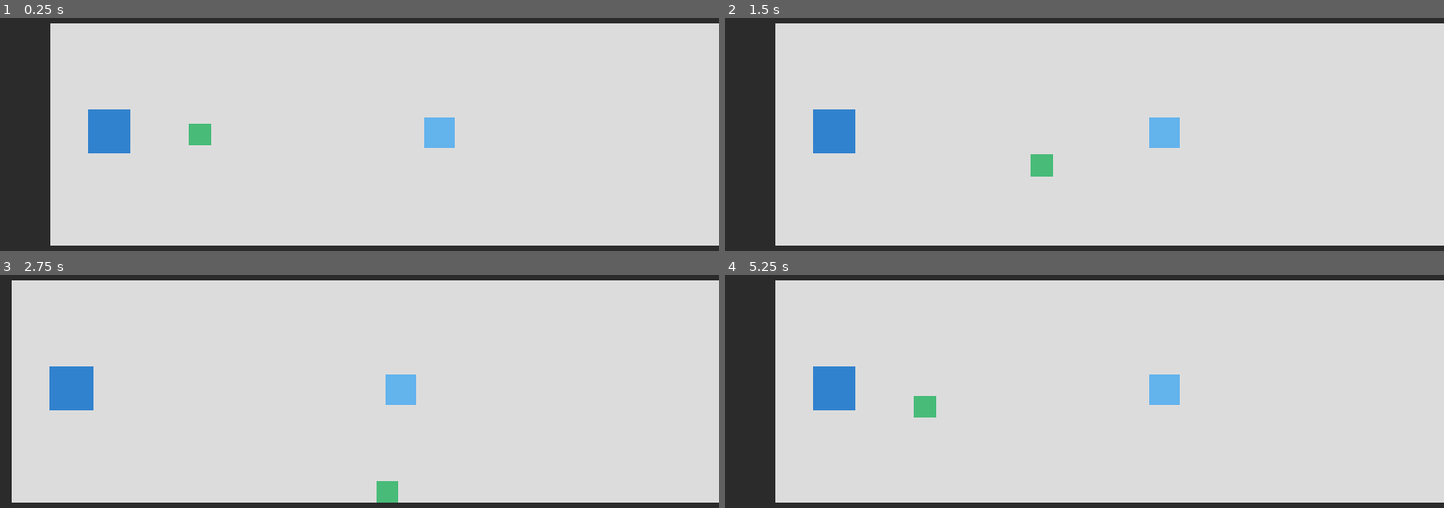
Above: before the commit, frames 1-4 (two rows, left to right).
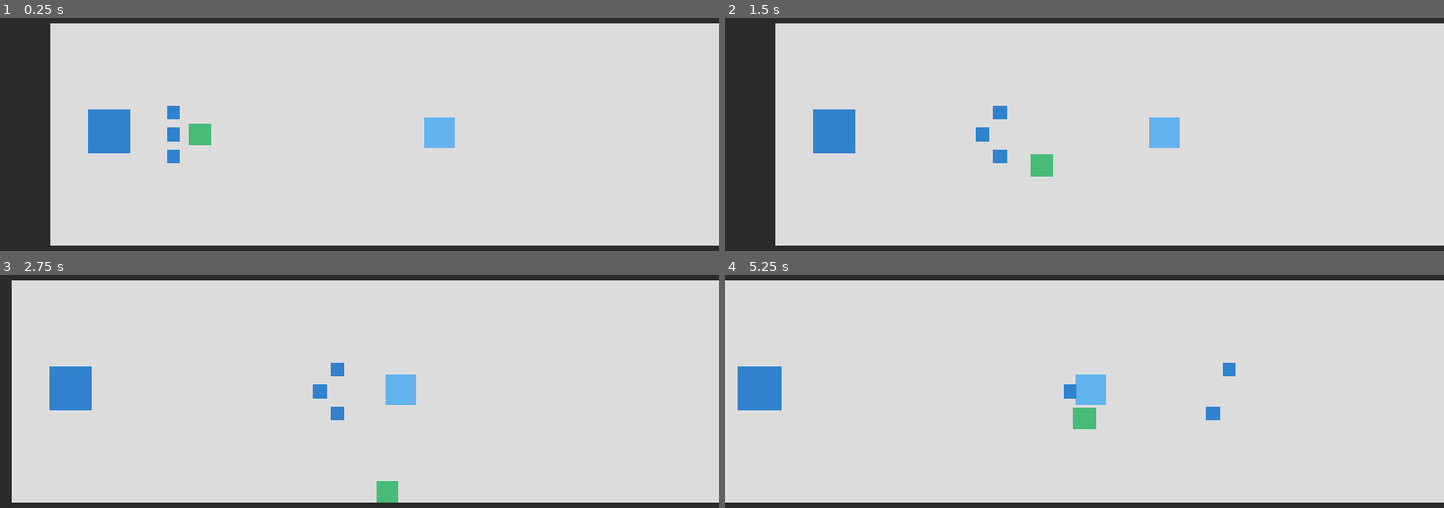
Above: after the commit, the same moments.

Repository: ipz24-rkuzyk-coder/-1v1-MOBA-
Game: Godot game, scene res://main.tscn
Same seed, same stepped clock (60 frames per second), same inputs: the game is played once before the commit and once after it.
Inputs:
- Up to frame 1 (0.25 s): no input
- Up to frame 2 (1.5 s): hold Right (ui_right) 0.53-1.28 s; hold Down (ui_down) from 1.28 s (still down)
- Up to frame 3 (2.75 s): release Down (ui_down) at 2.03 s; hold Right (ui_right) from 2.03 s (still down)
- Up to frame 4 (5.25 s): release Right (ui_right) at 2.78 s; hold Up (ui_up) 2.78-3.53 s; hold Left (ui_left) 3.53-5.03 s; hold Down (ui_down) from 5.03 s (still down)

The runs differ from the first frame. In frame 1, 0.3% of the frame differs, in the area x 23-25%, y 37-63%; in frame 2, 0.3%; in frame 3, 0.4%; in frame 4, 10%, in the area x 0-71%, y 2-98%.

Commit message:
Add creep waves spawning from thrones

Diff:
--- /dev/null
+++ b/creep.gd
@@ -0,0 +1,14 @@
+extends CharacterBody2D
+
+@export var speed: float = 130.0
+var direction: int = 1 # 1 — вправо (синій крип гравця), -1 — вліво (червоний крип бота)
+
+func _ready() -> void:
+	if direction == 1:
+		$ColorRect.color = Color("#3182ce")
+	else:
+		$ColorRect.color = Color("#e53e3e")
+
+func _physics_process(_delta: float) -> void:
+	velocity = Vector2(direction * speed, 0)
+	move_and_slide()
--- /dev/null
+++ b/creep.tscn
@@ -0,0 +1,18 @@
+[gd_scene format=3 uid="uid://ct5omcpx5qaei"]
+
+[ext_resource type="Script" uid="uid://b2pidurawrjsm" path="res://creep.gd" id="1_5pn00"]
+
+[sub_resource type="RectangleShape2D" id="RectangleShape2D_htemk"]
+size = Vector2(22, 22)
+
+[node name="Creep" type="CharacterBody2D" unique_id=1558828772]
+script = ExtResource("1_5pn00")
+
+[node name="ColorRect" type="ColorRect" parent="." unique_id=219086871]
+offset_left = -11.0
+offset_top = -11.0
+offset_right = 11.0
+offset_bottom = 11.0
+
+[node name="CollisionShape2D" type="CollisionShape2D" parent="." unique_id=979731857]
+shape = SubResource("RectangleShape2D_htemk")
--- /dev/null
+++ b/main.gd
@@ -0,0 +1,22 @@
+extends Node2D
+
+const CREEP_SCENE = preload("res://creep.tscn")
+
+func _ready() -> void:
+	$WaveTimer.timeout.connect(spawn_wave)
+	spawn_wave() # Перша хвиля виходить одразу на старті матчу
+
+func spawn_wave() -> void:
+	var offsets := [-35.0, 0.0, 35.0]
+	for y_offset in offsets:
+		# Синій крип гравця (виходить перед синім Троном і йде вправо)
+		var blue_creep := CREEP_SCENE.instantiate()
+		blue_creep.direction = 1
+		blue_creep.position = Vector2(245, 324 + y_offset)
+		add_child(blue_creep)
+
+		# Червоний крип бота (виходить перед червоним Троном і йде вліво)
+		var red_creep := CREEP_SCENE.instantiate()
+		red_creep.direction = -1
+		red_creep.position = Vector2(2555, 324 + y_offset)
+		add_child(red_creep)
--- a/main.tscn
+++ b/main.tscn
@@ -1,5 +1,6 @@
 [gd_scene format=3 uid="uid://4iu6yoyte4m3"]
 
+[ext_resource type="Script" uid="uid://etuvhyj1yfyg" path="res://main.gd" id="1_0xm2m"]
 [ext_resource type="PackedScene" uid="uid://cbh4ddv262dhu" path="res://player.tscn" id="1_ig7tw"]
 
 [sub_resource type="RectangleShape2D" id="RectangleShape2D_ig7tw"]
@@ -12,6 +13,7 @@
 size = Vector2(40, 440)
 
 [node name="Main" type="Node2D" unique_id=924666471]
+script = ExtResource("1_0xm2m")
 
 [node name="Background" type="ColorRect" parent="." unique_id=849534937]
 offset_right = 2800.0
@@ -80,3 +82,7 @@
 [node name="CollisionShape2D4" type="CollisionShape2D" parent="Walls" unique_id=1315510888]
 position = Vector2(2700, 324)
 shape = SubResource("RectangleShape2D_htemk")
+
+[node name="WaveTimer" type="Timer" parent="." unique_id=883010905]
+wait_time = 8.0
+autostart = true
Not shown, added: creep.gd.uid
Not shown, added: main.gd.uid
